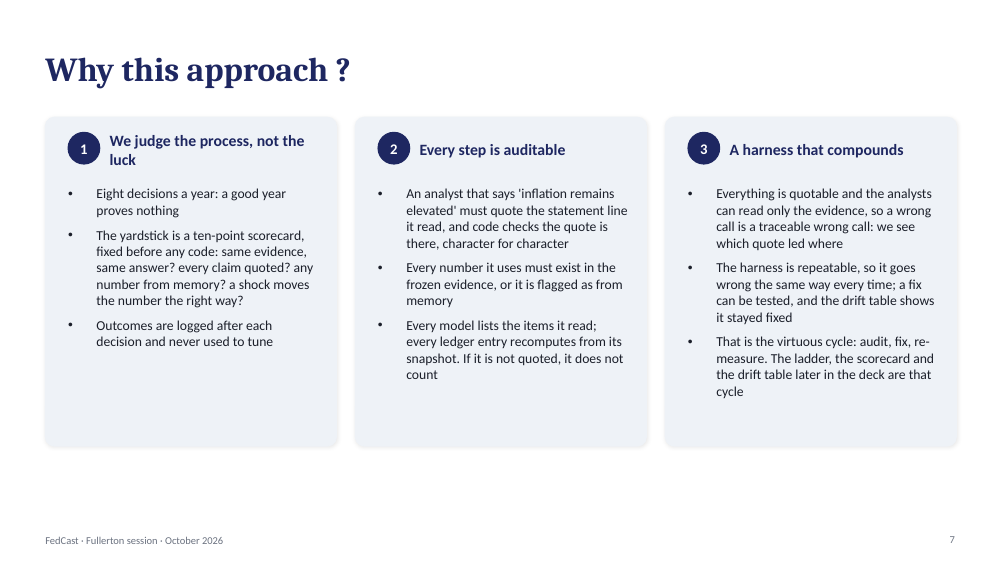
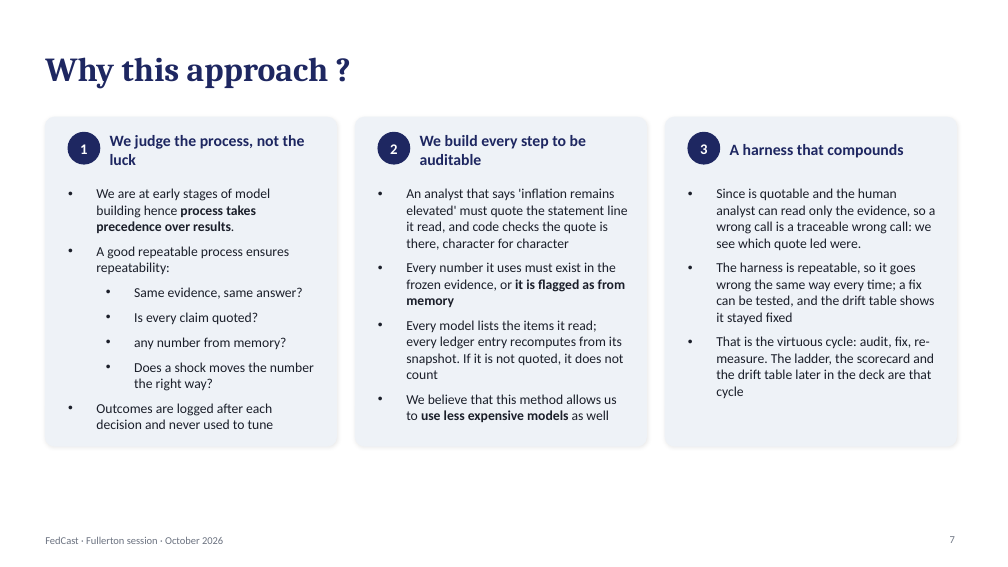
Before and after one commit to kmt112/fed-forecast, a slide deck: slide 7 of docs/FedCast_Fullerton.pptx. Drawn at 1008x567 pixels with LibreOffice and Linux fonts; fonts in the diff are those of the drawing. Boxes give left, top, right and bottom in pixels: in the first picture for what was removed or moved away, otherwise in the second. Text is boxed around its words. In the diff, an @@ line names an element or a change of style, - is before the commit and + after.

```diff
--- a/docs/FedCast_Fullerton.pptx
+++ b/docs/FedCast_Fullerton.pptx
@@ text at (420, 135, 586, 165): text changed @@
-Every step is auditable
+We build every step to be auditable
@@ text at (96, 188, 314, 391): text changed @@
-• Eight decisions a year: a good year proves nothing
-• The yardstick is a ten-point scorecard, fixed before any code: same evidence, same answer? every claim quoted? any number from memory? a shock moves the number the right way?
+• We are at early stages of model building hence process takes precedence over results.
+• A good repeatable process ensures repeatability:
+  • Same evidence, same answer?
+  • Is every claim quoted?
+  • any number from memory?
+  • Does a shock moves the number the right way?
@@ text at (716, 188, 936, 250): text changed @@
-• Everything is quotable and the analysts can read only the evidence, so a wrong call is a traceable wrong call: we see which quote led where
+• Since is quotable and the human analyst can read only the evidence, so a wrong call is a traceable wrong call: we see which quote led were.
@@ text at (406, 262, 625, 307): bold on in "it is flagged as from memory" @@
@@ text at (406, 394, 616, 422): paragraph added @@
+• We believe that this method allows us to use less expensive models as well
```
Also in this commit, not shown: 7 other slides changed, 2 other files.
